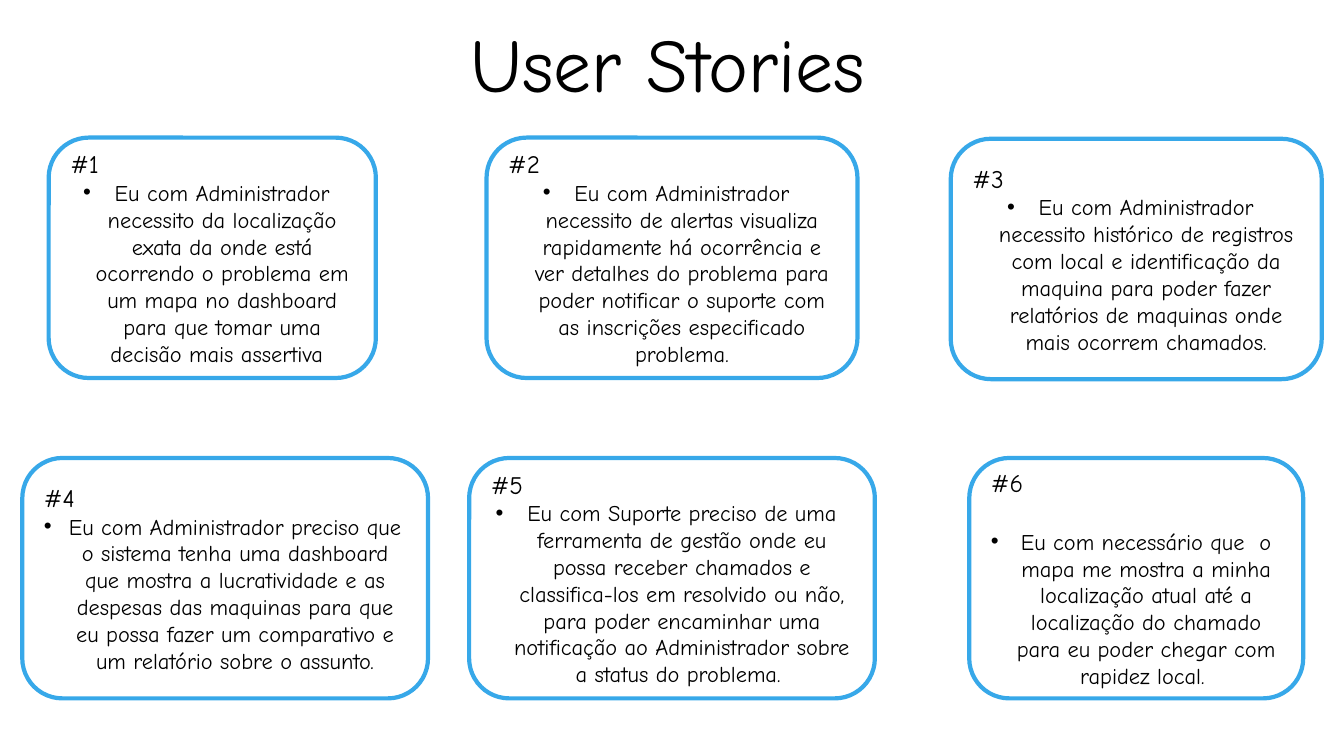
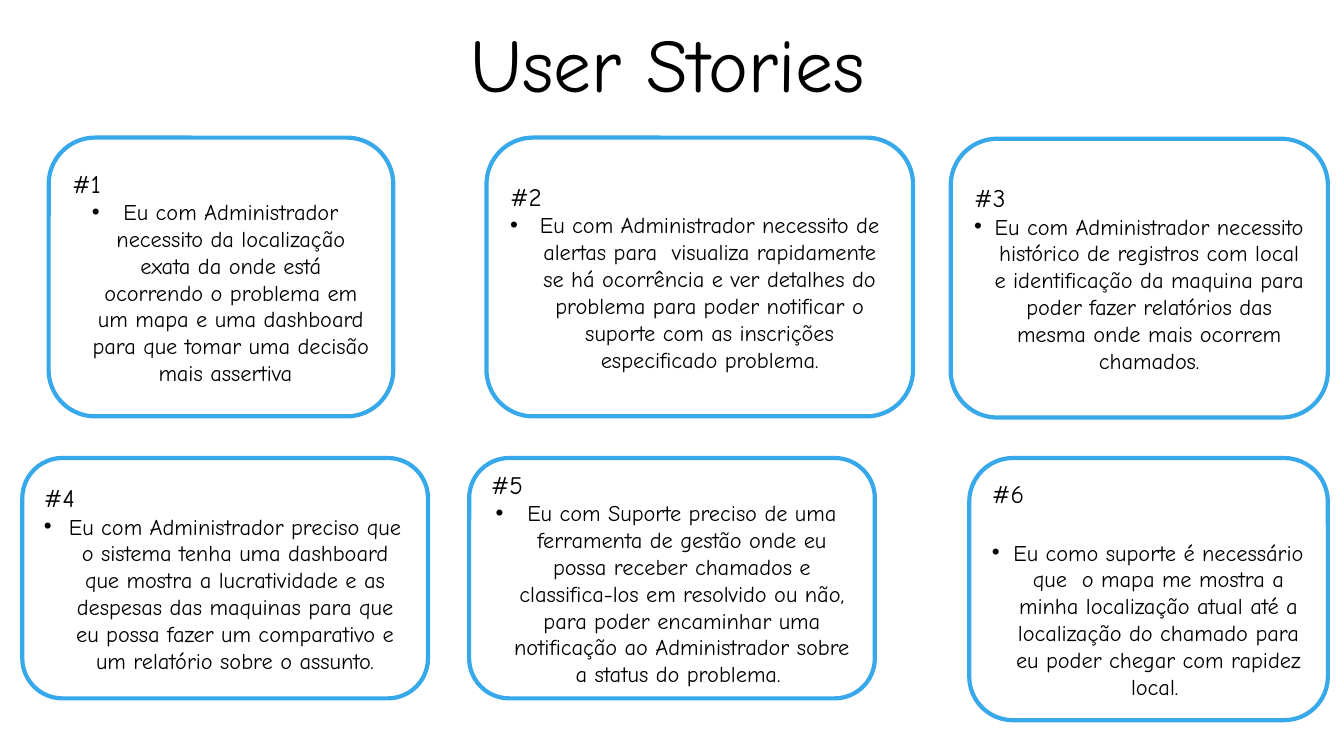
Before and after one commit to leticia-NCosta/TotemSystem, a slide deck: slide 1 of Ideação/Story Board/User Stories.pptx. Drawn at 1344x756 pixels with LibreOffice and Linux fonts; fonts in the diff are those of the drawing. Boxes give left, top, right and bottom in pixels: in the first picture for what was removed or moved away, otherwise in the second. Text is boxed around its words. In the diff, an @@ line names an element or a change of style, - is before the commit and + after.

Commit message:
Atualização do arquivo User Stories

```diff
--- a/Ideação/Story Board/User Stories.pptx
+++ b/Ideação/Story Board/User Stories.pptx
@@ rounded rectangle "#1": place and size @@
-rounded rectangle "#1" at box(48, 138, 376, 378)
+rounded rectangle "#1" at box(48, 138, 393, 417)
@@ rounded rectangle "#2": place and size @@
-rounded rectangle "#2" at box(487, 138, 858, 378)
+rounded rectangle "#2" at box(487, 138, 913, 417)
@@ rounded rectangle "#3": place and size @@
-rounded rectangle "#3" at box(951, 139, 1322, 379)
+rounded rectangle "#3" at box(951, 139, 1328, 418)
@@ text in rounded rectangle at box(93, 204, 369, 382): text changed @@
-• Eu com Administrador necessito da localização exata da onde está ocorrendo o problema em um mapa no dashboard para que tomar uma decisão mais assertiva.
+• Eu com Administrador necessito da localização exata da onde está ocorrendo o problema em um mapa e uma dashboard para que tomar uma decisão mais assertiva.
@@ text in rounded rectangle at box(540, 217, 879, 373): text changed @@
-• Eu com Administrador necessito de alertas visualiza rapidamente há ocorrência e ver detalhes do problema para poder notificar o suporte com as inscrições especificado problema.
+• Eu com Administrador necessito de alertas para visualiza rapidamente se há ocorrência e ver detalhes do problema para poder notificar o suporte com as inscrições especificado problema.
@@ text in rounded rectangle at box(995, 219, 1304, 370): text changed @@
-• Eu com Administrador necessito histórico de registros com local e identificação da maquina para poder fazer relatórios de maquinas onde mais ocorrem chamados.
+• Eu com Administrador necessito histórico de registros com local e identificação da maquina para poder fazer relatórios das mesma onde mais ocorrem chamados.
@@ rounded rectangle "#6": place and size @@
-rounded rectangle "#6" at box(970, 458, 1304, 698)
+rounded rectangle "#6" at box(970, 458, 1329, 720)
@@ text in rounded rectangle at box(1013, 544, 1303, 696): text changed @@
-• Eu com necessário que o mapa me mostra a minha localização atual até a localização do chamado para eu poder chegar com rapidez local.
+• Eu como suporte é necessário que o mapa me mostra a minha localização atual até a localização do chamado para eu poder chegar com rapidez local.
```
Also in this commit, not shown: 2 slides added.
